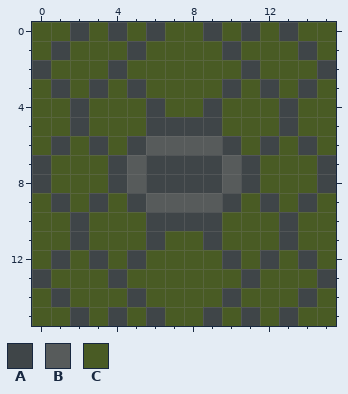
One commit to this pixel-art file: assets/Tiles/Path.aseprite. The first picture shows the starting point.
16x16 pixels, 1 frame.
Visible layers, top first: "Layer 2", "Layer 1".
Palette (. is transparent): A #3f4548  B #575b5b  C #495b24
Pixels before, first column x 0:
 0 CCACACACCACACACC
 1 CACCCACCCCACCCAC
 2 ACCCACCCCCCACCCA
 3 CACACACCCCACACAC
 4 CCACCCACCACCCACC
 5 CCACCCAAAACCCACC
 6 CACACABBBBACACAC
 7 ACCCABAAAABACCCA
 8 ACCCABAAAABACCCA
 9 CACACABBBBACACAC
10 CCACCCAAAACCCACC
11 CCACCCACCACCCACC
12 CACACACCCCACACAC
13 ACCCACCCCCCACCCA
14 CACCCACCCCACCCAC
15 CCACACACCACACACC
The result:
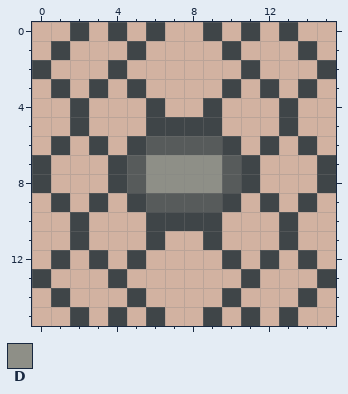
Colours new in this view: D #8e8f87
Difference:
Colour C changes from #495b24 to #d2b2a1.
Layer "Layer 2":
The author changed colour A to colour D in rows 7 to 8 at x 6 to 9.
Boxes around the changes in both pictures, in picture pixels (x1, y1, x2, y2):
changed: (32, 22, 336, 326)
